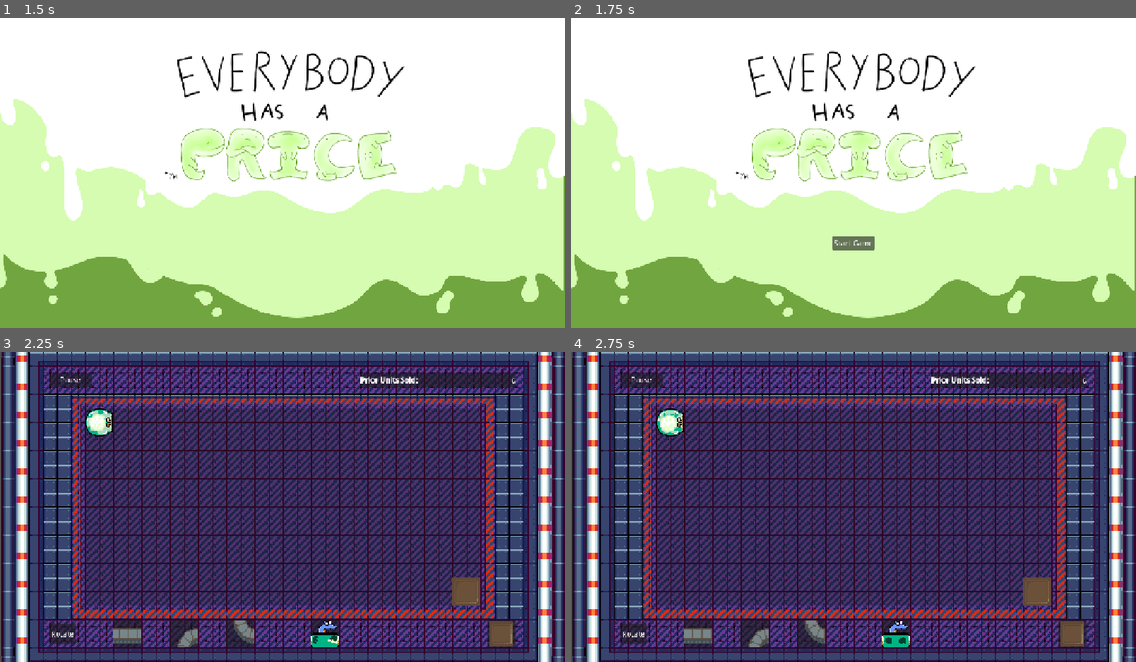
Above: before the commit, frames 1-4 (two rows, left to right).
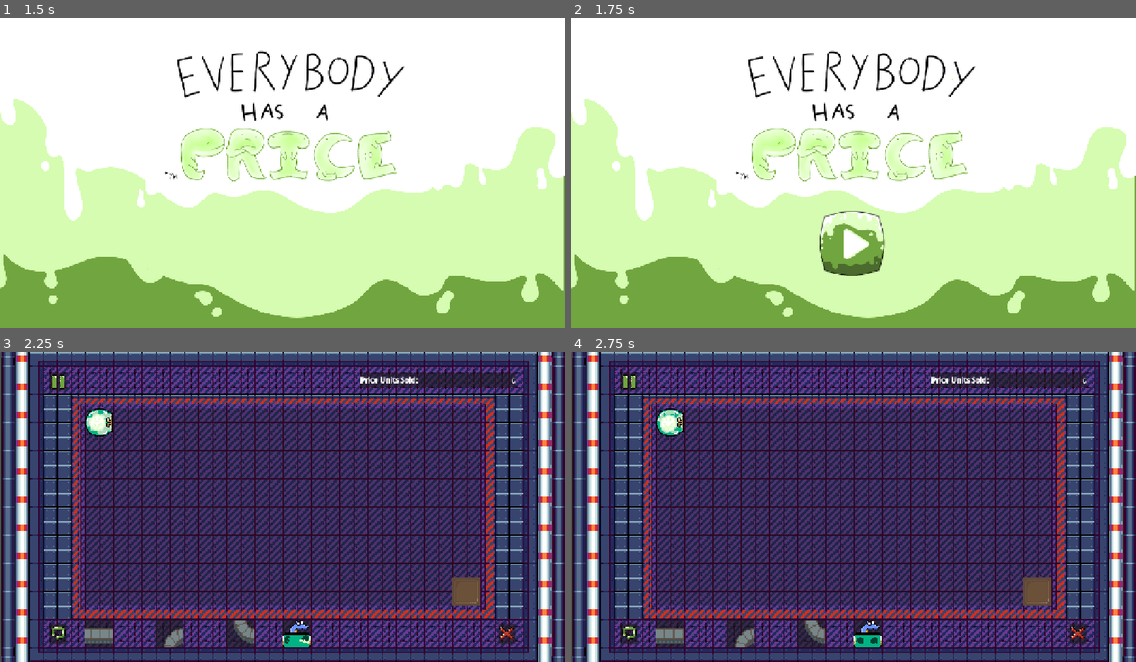
Above: after the commit, the same moments.

Repository: SemaLuna/everybodys-got-a-price
Game: Godot game, scene res://main.tscn
Same seed, same stepped clock (60 frames per second), same inputs: the game is played once before the commit and once after it.
Inputs (mouse positions are in pixels of both pictures, inside the frame that each line leads up to):
- Up to frame 1 (1.5 s): no input
- Up to frame 2 (1.75 s): no input
- Up to frame 3 (2.25 s): click (282, 578) at 2 s
- Up to frame 4 (2.75 s): no input

Frame 1 is identical in both runs. In frame 2, 1.7% of the frame differs, in the area x 44-56%, y 62-84%; in frame 3, 3.0%, in the area x 8-92%, y 6-96%; in frame 4, 3.0%.

Commit message:
use new icons

Diff:
--- a/rotate_button.tscn
+++ b/rotate_button.tscn
@@ -1,6 +1,8 @@
 [gd_scene format=3 uid="uid://cqquh44fkwkcy"]
 
+[ext_resource type="Texture2D" uid="uid://xv4tu3c5s66k" path="res://assets/custom/icons/rotate.png" id="1_giv2h"]
+
 [node name="Rotate90Button" type="Button" unique_id=1150181788]
-offset_right = 64.0
-offset_bottom = 48.0
-text = "Rotate"
+offset_right = 40.0
+offset_bottom = 40.0
+icon = ExtResource("1_giv2h")
--- a/ui/hud.gd
+++ b/ui/hud.gd
@@ -69,5 +69,5 @@
 	build_rotation += PI/2
 	rotation_updated.emit(build_rotation)
 	for button in buttons:
-		if (button != $Rotate90Button):
+		if (button != $Rotate90Button) && (button != $TrashButton):
 			button.rotation = build_rotation
--- a/ui/hud.tscn
+++ b/ui/hud.tscn
@@ -6,6 +6,7 @@
 [ext_resource type="PackedScene" uid="uid://26y05ms0sofe" path="res://ui/planning_phase/conveyor.tscn" id="4_1v5rv"]
 [ext_resource type="Texture2D" uid="uid://88dad6iwyttb" path="res://assets/free-industrial-tileset/1-tiles/atlas.png" id="4_7ihmi"]
 [ext_resource type="PackedScene" uid="uid://s4uewsnnvfcm" path="res://ui/hud/conveyor_button.tscn" id="4_en2x2"]
+[ext_resource type="Texture2D" uid="uid://b3tkpi3fcugec" path="res://assets/custom/icons/pause.png" id="5_b00kl"]
 [ext_resource type="PackedScene" uid="uid://37py3jvht7of" path="res://ui/hud/trash_button.tscn" id="6_1v5rv"]
 [ext_resource type="PackedScene" uid="uid://c4mpxdgsntrus" path="res://ui/hud/stretch_machine_button.tscn" id="7_q43x7"]
 [ext_resource type="PackedScene" uid="uid://dcvhcab2fa1g0" path="res://ui/hud/conveyor_turn_right_button.tscn" id="9_spcu4"]
@@ -127,13 +128,13 @@
 [node name="PauseButton" type="Button" parent="." unique_id=991340138]
 offset_left = 112.0
 offset_top = 48.0
-offset_right = 208.0
-offset_bottom = 79.0
+offset_right = 152.0
+offset_bottom = 88.0
 size_flags_horizontal = 0
 size_flags_vertical = 0
 shortcut = SubResource("Shortcut_rbyyf")
 shortcut_feedback = false
-text = "Pause"
+icon = ExtResource("5_b00kl")
 
 [node name="ScoreBanner" parent="." unique_id=827953839 instance=ExtResource("2_276te")]
 offset_left = -464.0
@@ -142,27 +143,27 @@
 offset_bottom = 80.0
 
 [node name="ConveyorButton" parent="." unique_id=239623468 instance=ExtResource("4_en2x2")]
-offset_left = 256.0
+offset_left = 192.0
 offset_top = 608.0
-offset_right = 320.0
+offset_right = 256.0
 offset_bottom = 672.0
 
 [node name="TrashButton" parent="." unique_id=88536468 instance=ExtResource("6_1v5rv")]
-offset_left = 1104.0
-offset_top = 608.0
+offset_left = 1128.0
+offset_top = 616.0
 offset_right = 1168.0
-offset_bottom = 672.0
+offset_bottom = 664.0
 
 [node name="StretchMachineButton" parent="." unique_id=1452956942 instance=ExtResource("7_q43x7")]
-offset_left = 704.0
+offset_left = 640.0
 offset_top = 608.0
-offset_right = 768.0
+offset_right = 704.0
 offset_bottom = 672.0
 
 [node name="ConveyorTurnRightButton" parent="." unique_id=1638303112 instance=ExtResource("9_spcu4")]
-offset_left = 384.0
+offset_left = 352.0
 offset_top = 608.0
-offset_right = 448.0
+offset_right = 416.0
 offset_bottom = 672.0
 
 [node name="ConveyorTurnLeftButton" parent="." unique_id=577556969 instance=ExtResource("10_ff8ar")]
@@ -174,7 +175,7 @@
 [node name="Rotate90Button" parent="." unique_id=1150181788 instance=ExtResource("11_m0eg6")]
 offset_left = 112.0
 offset_top = 616.0
-offset_right = 172.0
+offset_right = 152.0
 offset_bottom = 664.0
 
 [connection signal="pressed" from="PauseButton" to="." method="_on_pause_button_pressed"]
--- a/ui/hud/trash_button.tscn
+++ b/ui/hud/trash_button.tscn
@@ -1,13 +1,9 @@
 [gd_scene format=3 uid="uid://37py3jvht7of"]
 
-[ext_resource type="Texture2D" uid="uid://4kag7xdcaqr4" path="res://assets/test-sprites/boxes/open box_big wooden.png" id="1_0b0m1"]
+[ext_resource type="Texture2D" uid="uid://bhe6n75vs8vdb" path="res://assets/custom/icons/delete.png" id="1_0b0m1"]
 
 [node name="TrashButton" type="Button" unique_id=239623468]
-offset_right = 64.0
-offset_bottom = 64.0
+offset_right = 40.0
+offset_bottom = 40.0
 pivot_offset = Vector2(32, 32)
-
-[node name="Sprite2D" type="Sprite2D" parent="." unique_id=1482592633]
-position = Vector2(32, 31.999998)
-scale = Vector2(1.2, 1.2)
-texture = ExtResource("1_0b0m1")
+icon = ExtResource("1_0b0m1")
--- a/ui/main_menu.tscn
+++ b/ui/main_menu.tscn
@@ -2,6 +2,7 @@
 
 [ext_resource type="Script" uid="uid://c1pni7k8o6pt" path="res://ui/main_menu.gd" id="1_t7e0r"]
 [ext_resource type="Texture2D" uid="uid://m4cslk476ehv" path="res://assets/custom/screens/spritesheet.png" id="2_0dkrt"]
+[ext_resource type="Texture2D" uid="uid://caa7jfq1und71" path="res://assets/custom/icons/start.png" id="3_wk0pr"]
 
 [sub_resource type="AtlasTexture" id="AtlasTexture_wk0pr"]
 atlas = ExtResource("2_0dkrt")
@@ -298,6 +299,9 @@
 "speed": 24.0
 }]
 
+[sub_resource type="StyleBoxFlat" id="StyleBoxFlat_wk0pr"]
+bg_color = Color(0.6, 0.6, 0.6, 0)
+
 [sub_resource type="InputEventKey" id="InputEventKey_t7e0r"]
 device = -1
 keycode = 4194309
@@ -314,24 +318,23 @@
 autoplay = "default"
 
 [node name="StartGame" type="Button" parent="." unique_id=991340138]
-visible = false
 anchors_preset = -1
 anchor_left = 0.5
 anchor_top = 0.72700006
 anchor_right = 0.5
 anchor_bottom = 0.72700006
-offset_left = -48.0
-offset_top = -15.808044
-offset_right = 48.0
-offset_bottom = 15.191956
+offset_left = -78.5
+offset_top = -78.308044
+offset_right = 78.5
+offset_bottom = 77.691956
 grow_horizontal = 2
 grow_vertical = 2
 size_flags_horizontal = 0
 size_flags_vertical = 0
+theme_override_styles/normal = SubResource("StyleBoxFlat_wk0pr")
 disabled = true
 shortcut = SubResource("Shortcut_eeh60")
-text = "Start Game
-"
+icon = ExtResource("3_wk0pr")
 
 [connection signal="animation_finished" from="AnimatedSprite2D" to="." method="_on_animated_sprite_2d_animation_finished"]
 [connection signal="pressed" from="StartGame" to="." method="_on_start_game_pressed"]
Binary file added: assets/custom/icons/delete.png
Not shown, added: assets/custom/icons/delete.png.import
Binary file added: assets/custom/icons/pause.png
Not shown, added: assets/custom/icons/pause.png.import
Binary file added: assets/custom/icons/rotate.png
Not shown, added: assets/custom/icons/rotate.png.import
Binary file added: assets/custom/icons/start.png
Not shown, added: assets/custom/icons/start.png.import
